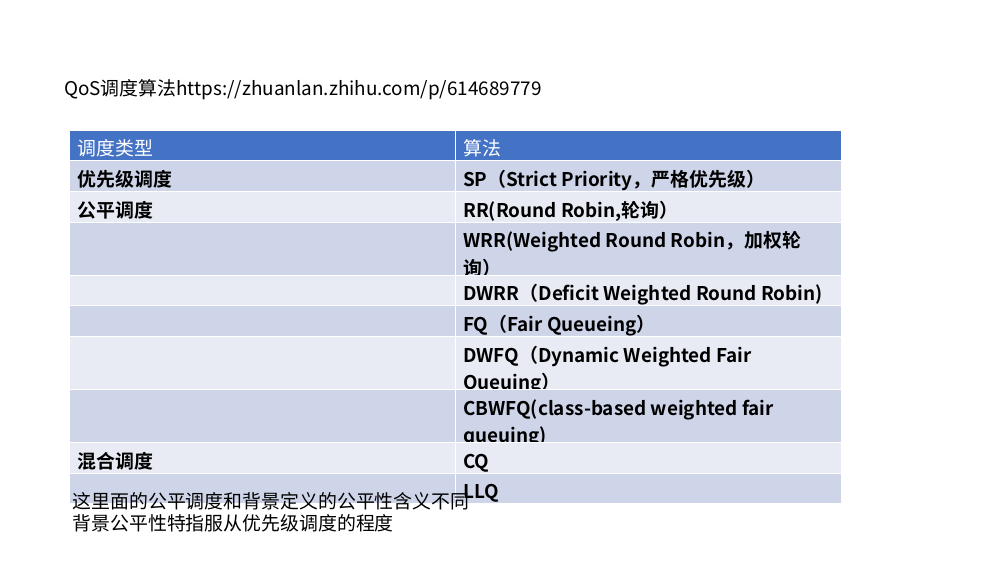
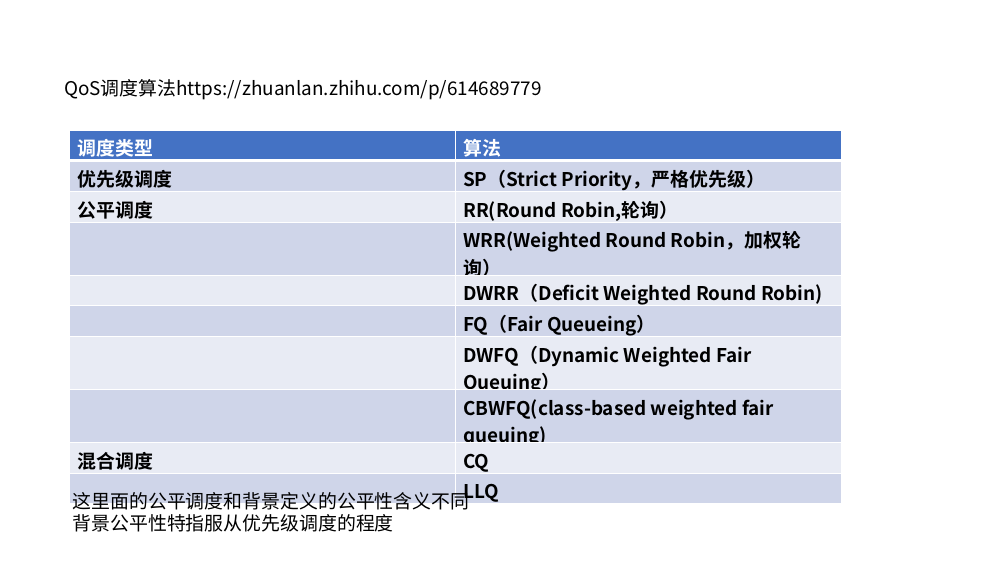
Before and after one commit to JinPeng-Zhang/RMAB, a slide deck: slide 1 of PPT/算法整理.pptx. Drawn at 1008x567 pixels with LibreOffice and Linux fonts; fonts in the diff are those of the drawing. Boxes give left, top, right and bottom in pixels: in the first picture for what was removed or moved away, otherwise in the second. Text is boxed around its words. In the diff, an @@ line names an element or a change of style, - is before the commit and + after.

```diff
--- a/PPT/算法整理.pptx
+++ b/PPT/算法整理.pptx
@@ table at (70,130,841,508) @@
@@ bold on in "调度类型", "算法" @@
```
Also in this commit, not shown: 2 other slides changed, 20 slides added, 6 other files.
